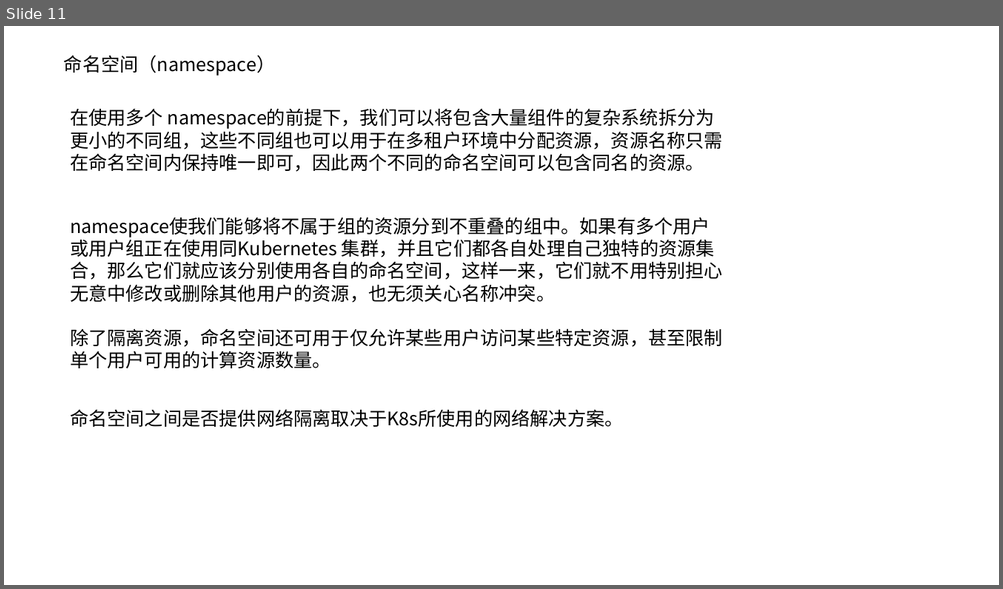
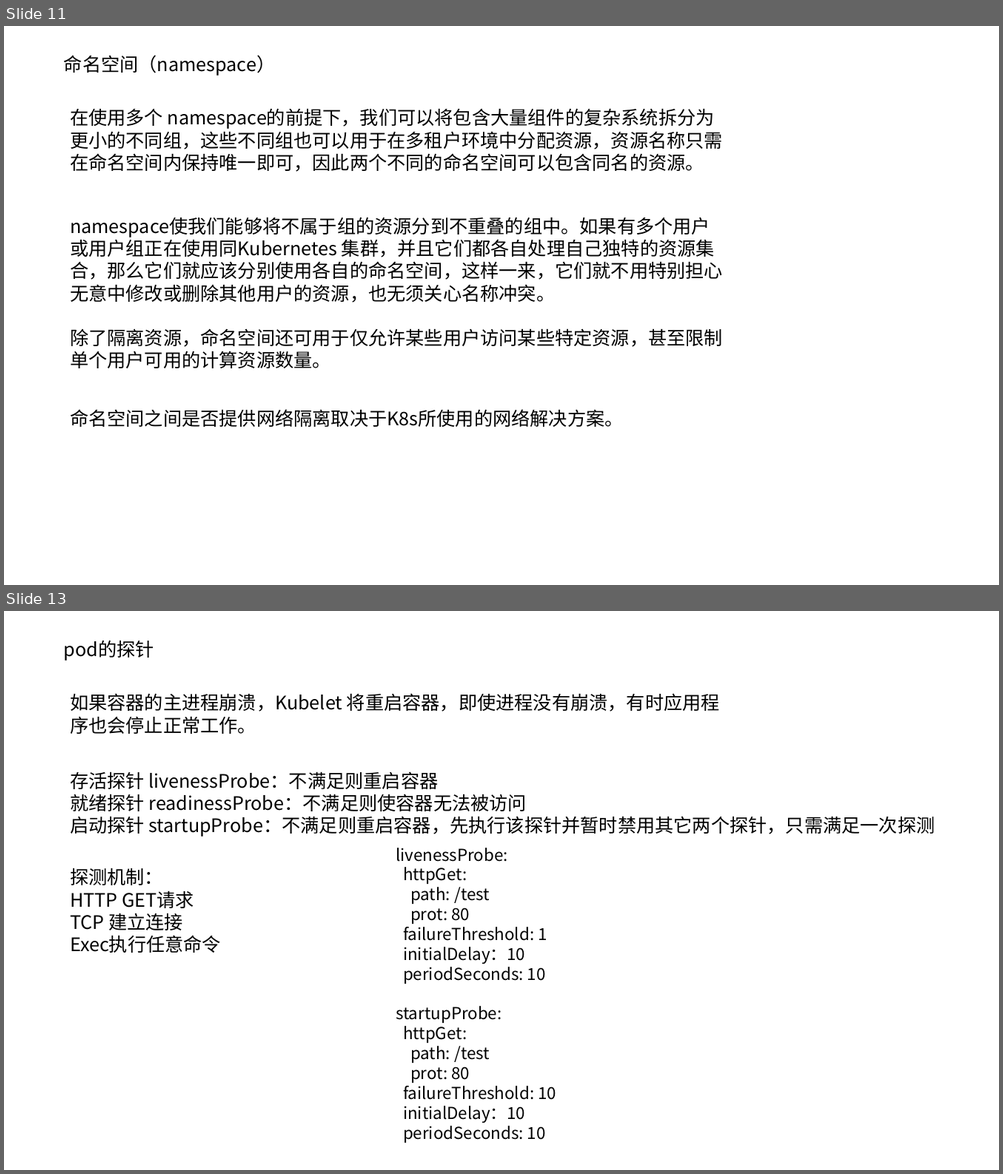
Before and after one commit to lc120798654/lclclclc, a slide deck: k8s.pptx. Shown one above the other, each under a label of ours: slide 11 before the commit, slides 11 and 13 after it; the slides between them are not shown. The pictures are 1003x589 and 1003x1174 pixels, drawn with LibreOffice and Linux fonts; fonts in the diff are those of the drawing. Boxes give left, top, right and bottom in pixels: in the first picture for what was removed or moved away, otherwise in the second. Text is boxed around its words. In the diff, an @@ line names an element or a change of style, - is before the commit and + after.

```diff
--- a/k8s.pptx
+++ b/k8s.pptx
@@ slide 13 added at (4,611,999,1170), background #FFFFFF @@
@@ text added at (64,640,154,661), 18 pt, text #000000 @@
+pod的探针
@@ text added at (70,693,720,734), 18 pt, text #000000 @@
+如果容器的主进程崩溃，Kubelet 将重启容器，即使进程没有崩溃，有时应用程序也会停止正常工作。
@@ text added at (70,772,935,837), 18 pt, text #000000 @@
+存活探针 livenessProbe：不满足则重启容器
+就绪探针 readinessProbe：不满足则使容器无法被访问
+启动探针 startupProbe：不满足则重启容器，先执行该探针并暂时禁用其它两个探针，只需满足一次探测
@@ text added at (395,848,556,1143), 16 pt, text #000000 @@
+livenessProbe:
+httpGet:
+path: /test
+prot: 80
+failureThreshold: 1
+initialDelay：10
+periodSeconds: 10
+startupProbe:
+httpGet:
+path: /test
+prot: 80
+failureThreshold: 10
+initialDelay：10
+periodSeconds: 10
@@ text added at (70,868,221,953), 18 pt, text #000000 @@
+探测机制：
+HTTP GET请求
+TCP 建立连接
+Exec执行任意命令
```
Also in this commit, not shown: 1 slide changed, 5 other slides added.
